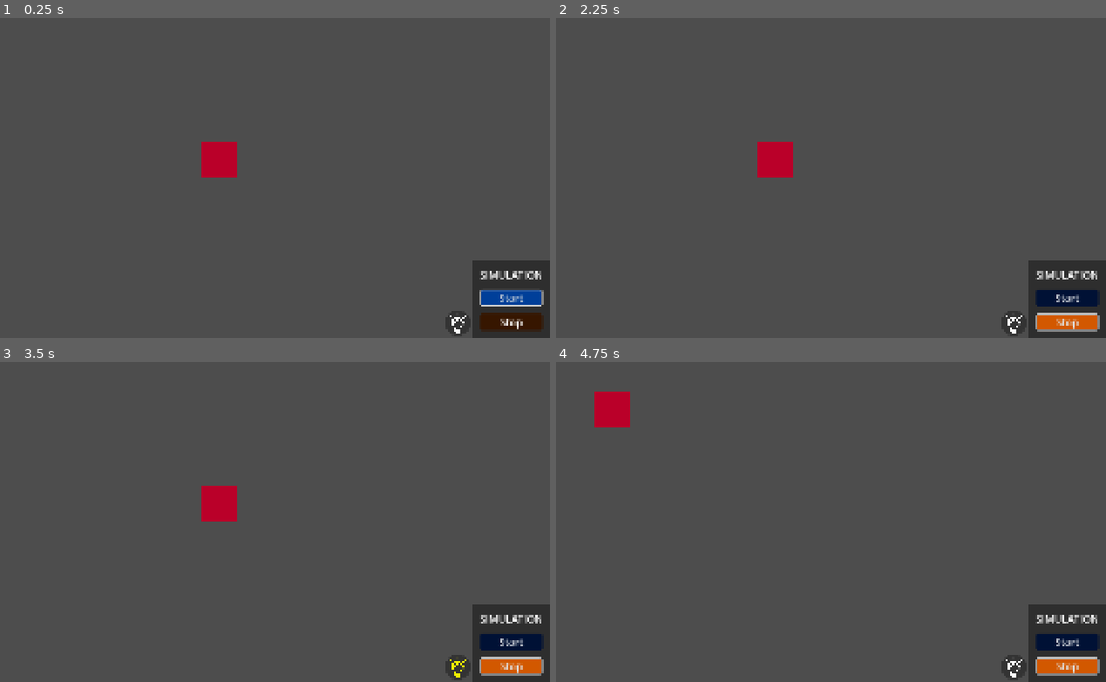
Above: before the commit, frames 1-4 (two rows, left to right).
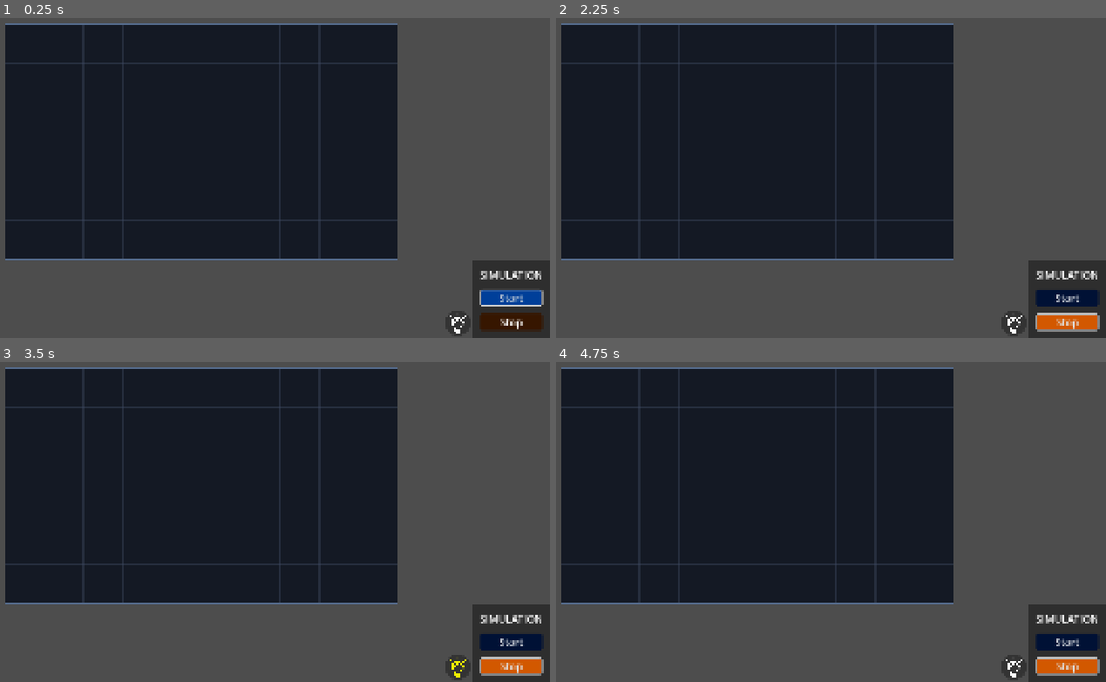
Above: after the commit, the same moments.

Repository: Chinkies/network_nightmare
Game: Godot game, scene res://scenes/Main.tscn
Same seed, same stepped clock (60 frames per second), same inputs: the game is played once before the commit and once after it.
Inputs (mouse positions are in pixels of both pictures, inside the frame that each line leads up to):
- Up to frame 1 (0.25 s): no input
- Up to frame 2 (2.25 s): click "Start" at 0.5 s; click "Stop" at 1.25 s; click "Start" at 2 s
- Up to frame 3 (3.5 s): click (456, 666) at 2.75 s
- Up to frame 4 (4.75 s): tap Enter at 3.5 s; move the mouse to (913, 467) at 3.52 s; hold D (pan_right) 3.53-4.28 s; click (913, 467) at 3.67 s; move the mouse to (616, 506) at 4.27 s; hold S (pan_down) from 4.28 s (still down)

The runs differ from the first frame. In frame 1, 53% of the frame differs, in the area x 0-73%, y 1-76%; in frame 2, 53%; in frame 3, 53%; in frame 4, 53%.

Commit message:
Ajout de la grille 2D et placement dynamique de la caméra

Diff:
--- a/scenes/Main.tscn
+++ b/scenes/Main.tscn
@@ -4,6 +4,7 @@
 [ext_resource type="Script" uid="uid://cto2cje5uq5ol" path="res://scripts/camera/pan_zoom_camera.gd" id="1_elqb8"]
 [ext_resource type="PackedScene" uid="uid://dacb2cdaf1703" path="res://scenes/UIPuzzle.tscn" id="2_rvslj"]
 [ext_resource type="Script" uid="uid://bno3xw4nosg5i" path="res://scripts/simulation/network_simulation.gd" id="4_rarhs"]
+[ext_resource type="Script" uid="uid://b01ym5arm37sy" path="res://scripts/grid/grid_manager.gd" id="5_vcsgt"]
 
 [node name="Main" type="Node2D" unique_id=872985249]
 script = ExtResource("1_0bbpv")
@@ -15,11 +16,6 @@
 limit_bottom = 800
 script = ExtResource("1_elqb8")
 
-[node name="ColorRect" type="ColorRect" parent="." unique_id=1267928573]
-offset_right = 100.0
-offset_bottom = 100.0
-color = Color(0.7340823, 0, 0.1613833, 0.99215686)
-
 [node name="CanvasLayer" type="CanvasLayer" parent="." unique_id=1856073983]
 
 [node name="UiPuzzle" parent="CanvasLayer" unique_id=843734891 instance=ExtResource("2_rvslj")]
@@ -28,3 +24,7 @@
 [node name="NetworkSimulation" type="Node" parent="." unique_id=61842431]
 unique_name_in_owner = true
 script = ExtResource("4_rarhs")
+
+[node name="GridManager" type="Node2D" parent="." unique_id=233354947]
+unique_name_in_owner = true
+script = ExtResource("5_vcsgt")
--- a/scripts/camera/pan_zoom_camera.gd
+++ b/scripts/camera/pan_zoom_camera.gd
@@ -9,8 +9,9 @@
 @export var move_speed: float = 600.0 # Pixels par seconde
 
 # --- Paramètres de zoom ---
-@export var min_zoom: float = 0.5
-@export var max_zoom: float = 2.5
+@export var min_zoom: float = 1.0
+@export var max_zoom: float = 3.0
+@export var zoom_range_factor: float = 3.0
 @export var zoom_factor: float = 1.15
 @export var zoom_duration: float = 0.15
 
@@ -38,7 +39,7 @@
 			_adjust_zoom(1.0 / zoom_factor)
 
 
-# Déplacement au clavier ZQSD
+## Déplacement au clavier ZQSD
 func _handle_movement(delta: float) -> void:
 	var input_vector: Vector2 = Input.get_vector("pan_left", "pan_right", "pan_up", "pan_down")
 	if input_vector != Vector2.ZERO:
@@ -52,7 +53,7 @@
 		position.y = clamp(position.y, limit_top + half_size_screen.y, limit_bottom - half_size_screen.y)
 
 
-# Ajuste le zoom de manière fluide et bornée
+## Ajuste le zoom de manière fluide et bornée
 func _adjust_zoom(factor: float) -> void:
 	var new_zoom_val: float = clampf(_target_zoom.x * factor, min_zoom, max_zoom)
 	_target_zoom = Vector2(new_zoom_val, new_zoom_val)
@@ -63,3 +64,32 @@
 
 	_zoom_tween = create_tween().set_trans(Tween.TRANS_QUAD).set_ease(Tween.EASE_OUT)
 	_zoom_tween.tween_property(self, "zoom", _target_zoom, zoom_duration)
+
+
+## Cadre la caméra sur une zone rectangulaire (centre, zoom mini et limites)
+func frame_rect(rect_center: Vector2, rect_size: Vector2, margin_cells: float = 2.0, cell_size: float = 64.0) -> void:
+	var viewport_size := get_viewport_rect().size
+	if viewport_size == Vector2.ZERO:
+		return
+
+	# 1. Calcul de la marge (padding) en pixels pour le décor
+	var padding := Vector2.ONE * (margin_cells * cell_size * 2.0)
+	var bounding_size := rect_size + padding
+
+	# 2. Zoom optimal pour faire rentrer tout le plateau + la marge
+	var zoom_factor: float = min(viewport_size.x / bounding_size.x, viewport_size.y / bounding_size.y)
+
+	# Si la variable de zoom minimum existe dans ton script (ex: min_zoom), on l'aligne :
+	min_zoom = zoom_factor
+	max_zoom = zoom_factor * zoom_range_factor
+	zoom = Vector2(zoom_factor, zoom_factor)
+
+	# 3. Centrage de la caméra
+	global_position = rect_center
+
+	# 4. Ajustement des limites de la caméra (pour ne pas pan dans le vide infini)
+	var half_bounds := bounding_size * 0.5
+	limit_left = int(rect_center.x - half_bounds.x)
+	limit_right = int(rect_center.x + half_bounds.x)
+	limit_top = int(rect_center.y - half_bounds.y)
+	limit_bottom = int(rect_center.y + half_bounds.y)
--- /dev/null
+++ b/scripts/grid/grid_manager.gd
@@ -0,0 +1,96 @@
+class_name GridManager
+extends Node2D
+
+# =====================
+# ===== ATTRIBUTS =====
+# =====================
+
+@export var cell_size: int = 64
+@export var grid_width: int = 10   # Largeur en nombre de cellules
+@export var grid_height: int = 6  # Hauteur en nombre de cellules
+
+@export var line_color: Color = Color(0.25, 0.3, 0.4, 0.4)
+@export var background_color: Color = Color(0.08, 0.1, 0.14, 1.0)
+@export var border_color: Color = Color(0.35, 0.45, 0.6, 0.8)
+
+# Registre des cellules occupées : Vector2i -> Node (ou NetworkDevice)
+var _occupied_cells: Dictionary = {}
+
+
+# ====================
+# ===== METHODES =====
+# ====================
+
+func _draw() -> void:
+	var total_size := Vector2(grid_width * cell_size, grid_height * cell_size)
+
+	# Fond du plateau de jeu
+	draw_rect(Rect2(Vector2.ZERO, total_size), background_color, true)
+
+	# Lignes verticales
+	for x in range(grid_width + 1):
+		var from := Vector2(x * cell_size, 0)
+		var to := Vector2(x * cell_size, total_size.y)
+		draw_line(from, to, line_color, 1.0)
+
+	# Lignes horizontales
+	for y in range(grid_height + 1):
+		var from := Vector2(0, y * cell_size)
+		var to := Vector2(total_size.x, y * cell_size)
+		draw_line(from, to, line_color, 1.0)
+
+	# Bordure extérieure du plateau
+	draw_rect(Rect2(Vector2.ZERO, total_size), border_color, false, 2.0)
+
+
+# ===========================================
+# ===== CONVERSIONS ET LOGIQUE SPATIALE =====
+# ===========================================
+
+## Convertit une position monde (ex: globale de la souris) en coordonnées de cellule (colonne, ligne)
+func world_to_cell(world_pos: Vector2) -> Vector2i:
+	var local_pos := to_local(world_pos)
+	return Vector2i(
+		int(floor(local_pos.x / cell_size)),
+		int(floor(local_pos.y / cell_size))
+	)
+
+
+## Renvoie la position monde du centre d'une cellule donnée
+func cell_to_world_center(cell: Vector2i) -> Vector2:
+	var local_pos := Vector2(
+		(cell.x * cell_size) + (cell_size * 0.5),
+		(cell.y * cell_size) + (cell_size * 0.5)
+	)
+	return to_global(local_pos)
+
+
+## Vérifie si une coordonnée de cellule est dans les limites du niveau
+func is_inside_grid(cell: Vector2i) -> bool:
+	return cell.x >= 0 and cell.x < grid_width and cell.y >= 0 and cell.y < grid_height
+
+
+# --- Gestion de l'occupation des cellules ---
+
+func is_cell_occupied(cell: Vector2i) -> bool:
+	return _occupied_cells.has(cell)
+
+
+func set_cell_occupied(cell: Vector2i, device: Node) -> void:
+	_occupied_cells[cell] = device
+
+
+func free_cell(cell: Vector2i) -> void:
+	_occupied_cells.erase(cell)
+
+
+# --- Getters pour setup la caméra ---
+
+## Renvoie la taille totale de la grille en pixels
+func get_grid_pixel_size() -> Vector2:
+	return Vector2(grid_width * cell_size, grid_height * cell_size)
+
+
+## Renvoie le centre global du plateau
+func get_grid_center_world() -> Vector2:
+	return to_global(get_grid_pixel_size() * 0.5)
--- a/scripts/main.gd
+++ b/scripts/main.gd
@@ -5,6 +5,8 @@
 # ===== ATTRIBUTS =====
 # =====================
 
+@onready var camera: PanZoomCamera = $Camera2D
+@onready var grid_manager: GridManager = %GridManager
 @onready var ui_puzzle: UIPuzzleController = %UiPuzzle
 @onready var simulation: NetworkSimulation = %NetworkSimulation
 
@@ -16,6 +18,11 @@
 func _ready() -> void:
 	_connect_ui_signals()
 
+	# Appel après le premier frame pour s'assurer que la taille du viewport est initialisée
+	call_deferred("_setup_camera_framing")
+
+
+# --- Fonctions de gestion des signaux ---
 
 func _connect_ui_signals() -> void:
 	ui_puzzle.simulation_started.connect(_on_simulation_started)
@@ -36,3 +43,13 @@
 func _on_hint_requested() -> void:
 	print("[UI] Demande d'indice reçue.")
 	# TODO: Afficher le dialogue ou la popup d'indice
+
+
+# --- Setup de la caméra ---
+
+func _setup_camera_framing() -> void:
+	var center := grid_manager.get_grid_center_world()
+	var size := grid_manager.get_grid_pixel_size()
+
+	# Marge de 2 cellules de chaque côté pour le décor
+	camera.frame_rect(center, size, 2.0, grid_manager.cell_size)
Not shown, added: scripts/grid/grid_manager.gd.uid
